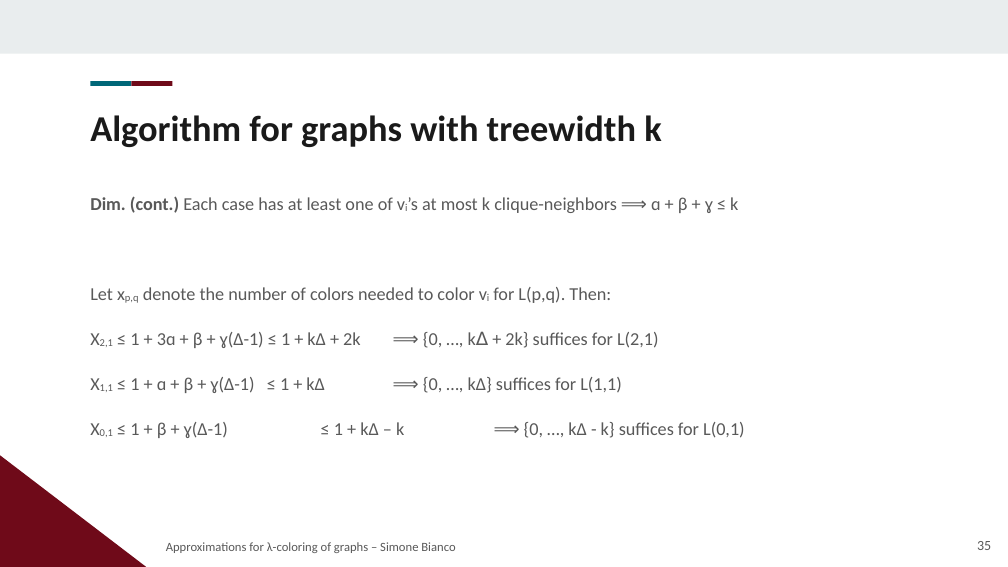
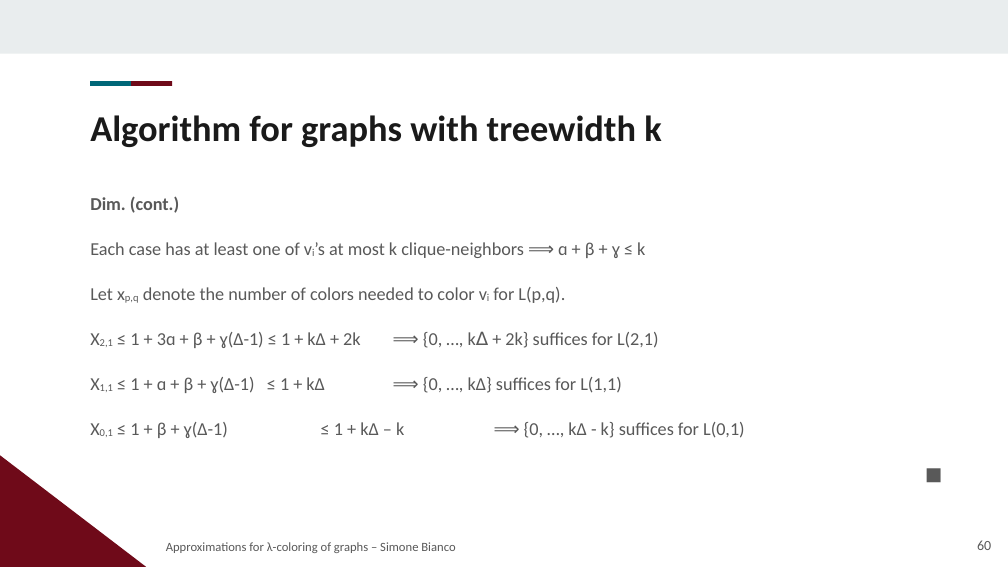
Before and after one commit to Exyss/university-notes, a slide deck: slide 60 of Presentations/Lambda Coloring/slides.odp (slide 35 before the commit). Drawn at 1008x567 pixels with LibreOffice and Linux fonts; fonts in the diff are those of the drawing; background and template pictures are left out. Boxes give left, top, right and bottom in pixels: in the first picture for what was removed or moved away, otherwise in the second. Text is boxed around its words. In the diff, an @@ line names an element or a change of style, - is before the commit and + after.

```diff
--- a/Presentations/Lambda Coloring/slides.odp
+++ b/Presentations/Lambda Coloring/slides.odp
@@ text at box(90, 196, 745, 438): paragraph added @@
+■
@@ text at box(90, 196, 645, 303): text changed @@
-Dim. (cont.) Each case has at least one of vi’s at most k clique-neighbors ⟹ ɑ + β + ɣ ≤ k
-Let xp,q denote the number of colors needed to color vi for L(p,q). Then:
+Dim. (cont.)
+Each case has at least one of vi’s at most k clique-neighbors ⟹ ɑ + β + ɣ ≤ k
+Let xp,q denote the number of colors needed to color vi for L(p,q).
@@ page number at box(977, 540, 991, 550): text changed @@
-35
+60
```
Also in this commit, not shown: 37 other slides changed, 26 slides added, 15 other files.
